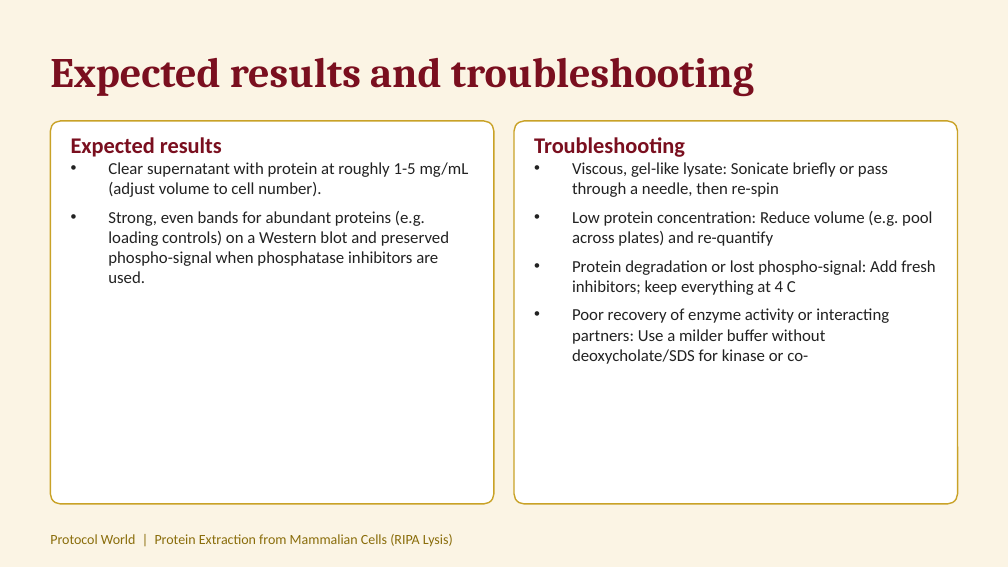
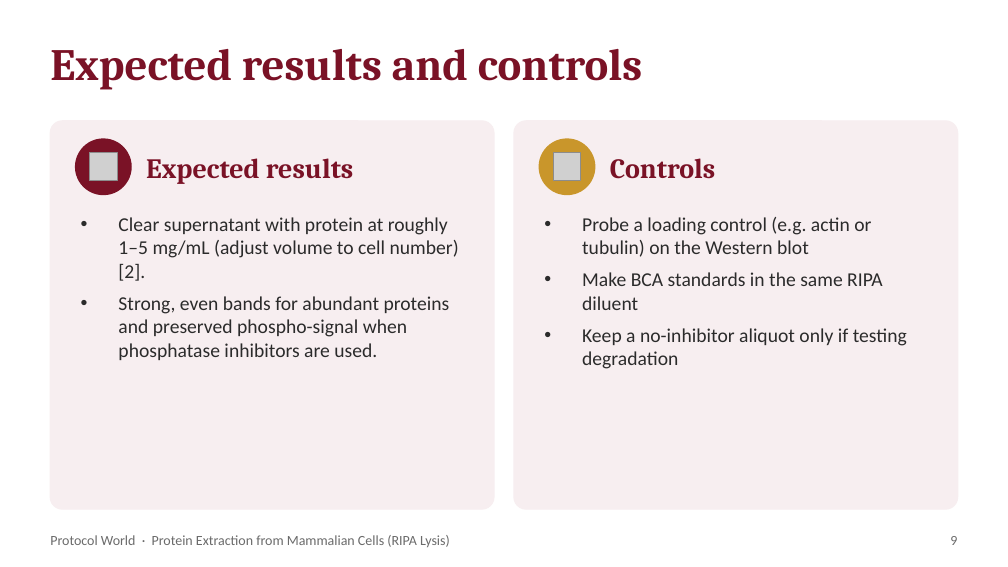
Before and after one commit to ProtocolWorld/ProtocolWorld, a slide deck: slide 9 of uploads/protein-extraction-from-mammalian-cells-ripa-lysis.pptx (slide 6 before the commit). Drawn at 1008x567 pixels with LibreOffice and Linux fonts; fonts in the diff are those of the drawing; grey boxes stand for pictures. Boxes give left, top, right and bottom in pixels: in the first picture for what was removed or moved away, otherwise in the second. Text is boxed around its words. In the diff, an @@ line names an element or a change of style, - is before the commit and + after.

```diff
--- a/uploads/protein-extraction-from-mammalian-cells-ripa-lysis.pptx
+++ b/uploads/protein-extraction-from-mammalian-cells-ripa-lysis.pptx
@@ background #FBF4E4 to #FFFFFF @@
@@ text at (50, 49, 642, 90): text changed; size 30 to 32 pt; text colour #7A0F1F to #7A1226 @@
-Expected results and troubleshooting
+Expected results and controls
@@ rounded rectangle: place and size @@
-rounded rectangle at (50, 121, 494, 504)
+rounded rectangle at (50, 121, 494, 509)
@@ rounded rectangle at (50, 121, 494, 509): fill #FFFFFF to #F7EEF0; outline #C9A227 1 pt to #F7EEF0 1 pt; proportions changed @@
@@ ellipse added at (76, 139, 131, 195), fill #7A1226, outline #7A1226 1 pt @@
@@ rounded rectangle at (514, 121, 958, 509): fill #FFFFFF to #F7EEF0; outline #C9A227 1 pt to #F7EEF0 1 pt; proportions changed @@
@@ rounded rectangle: place and size @@
-rounded rectangle at (514, 121, 958, 504)
+rounded rectangle at (514, 121, 958, 509)
@@ text removed at (534, 137, 935, 364) @@
-Troubleshooting
-• Viscous, gel-like lysate: Sonicate briefly or pass through a needle, then re-spin
-• Low protein concentration: Reduce volume (e.g. pool across plates) and re-quantify
-• Protein degradation or lost phospho-signal: Add fresh inhibitors; keep everything at 4 C
-• Poor recovery of enzyme activity or interacting partners: Use a milder buffer without deoxycholate/SDS for kinase or co-
@@ ellipse added at (539, 139, 595, 195), fill #C9962B, outline #C9962B 1 pt @@
@@ picture added at (90, 153, 118, 181) @@
@@ text added at (146, 158, 354, 184), 20 pt, text #7A1226, bold @@
+Expected results
@@ picture added at (553, 153, 582, 181) @@
@@ text added at (610, 158, 716, 179), 20 pt, text #7A1226, bold @@
+Controls
@@ text at (118, 217, 459, 360): text changed; size 12 to 14 pt; text colour #222222 to #2B2B2B @@
-Expected results
-• Clear supernatant with protein at roughly 1-5 mg/mL (adjust volume to cell number).
-• Strong, even bands for abundant proteins (e.g. loading controls) on a Western blot and preserved phospho-signal when phosphatase inhibitors are used.
+• Clear supernatant with protein at roughly 1–5 mg/mL (adjust volume to cell number) [2].
+• Strong, even bands for abundant proteins and preserved phospho-signal when phosphatase inhibitors are used.
@@ text added at (582, 217, 907, 369), 14 pt, text #2B2B2B @@
+• Probe a loading control (e.g. actin or tubulin) on the Western blot
+• Make BCA standards in the same RIPA diluent
+• Keep a no-inhibitor aliquot only if testing degradation
@@ text at (50, 535, 450, 547): text changed; text colour #8A6D0B to #6B6B6B @@
-Protocol World | Protein Extraction from Mammalian Cells (RIPA Lysis)
+Protocol World · Protein Extraction from Mammalian Cells (RIPA Lysis)
@@ text added at (950, 536, 957, 545), 10 pt, text #6B6B6B @@
+9
```
Also in this commit, not shown: 5 other slides changed, 6 slides added, 2 slides removed, 9 other files.
